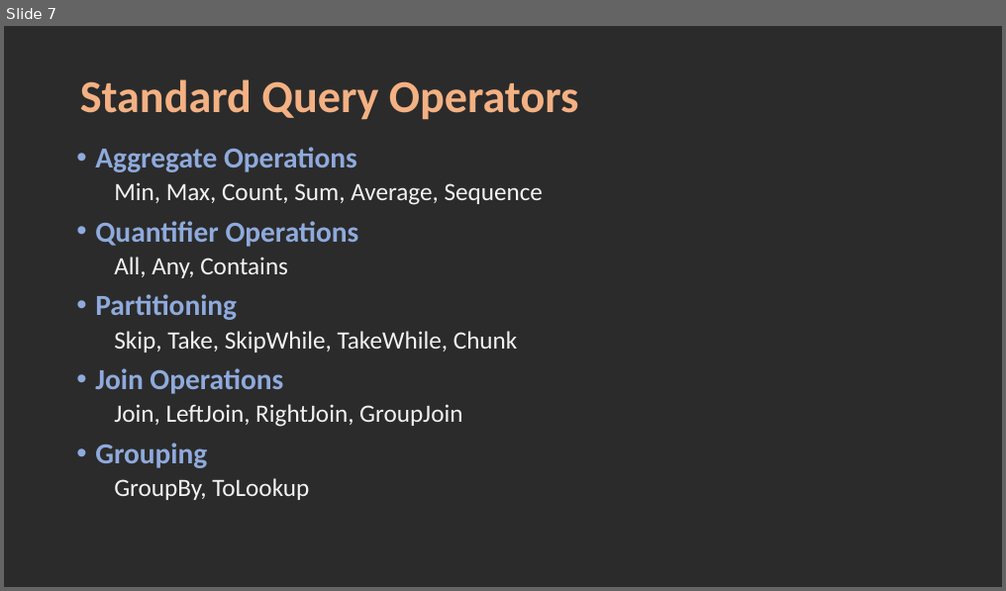
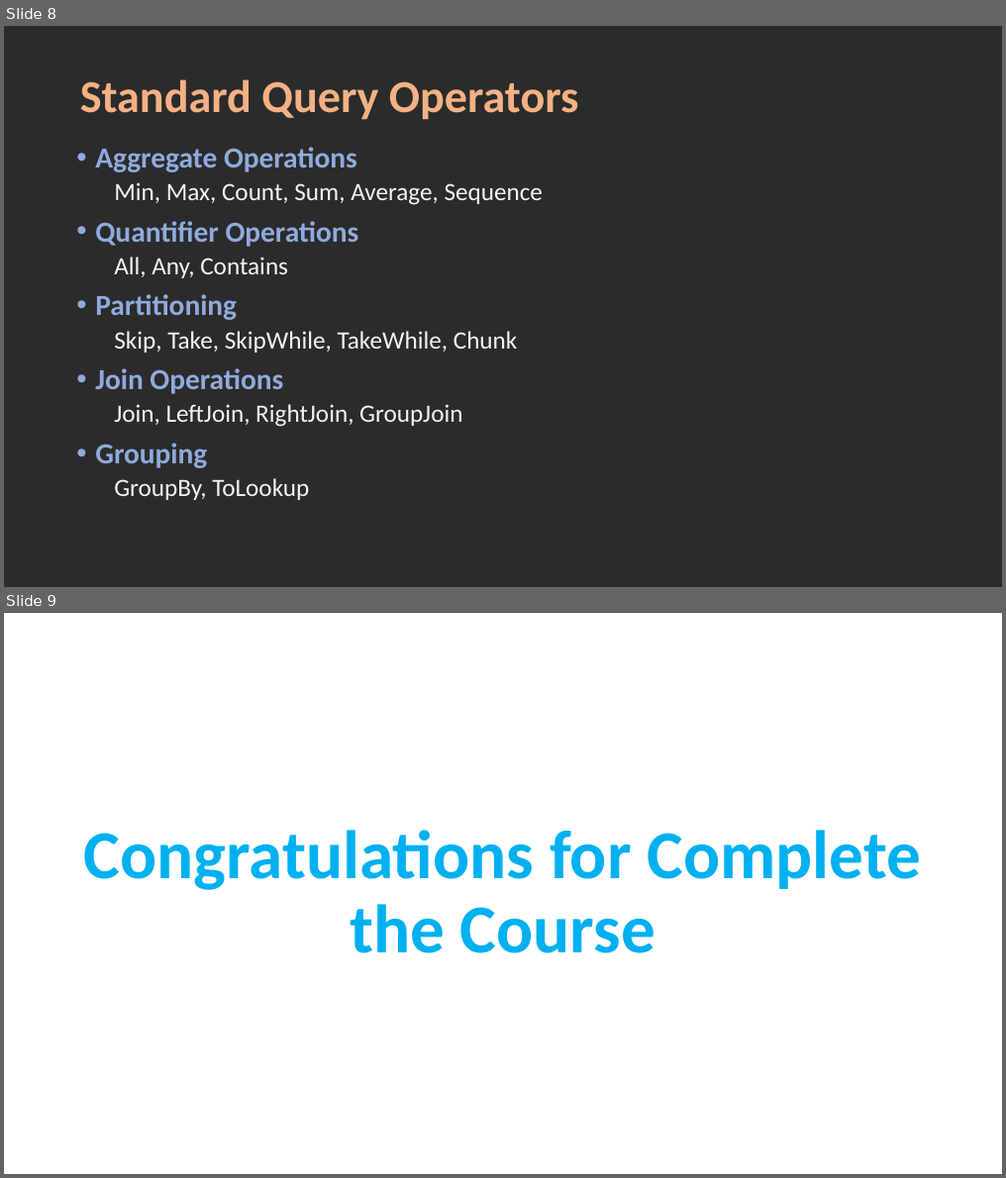
Before and after one commit to karthik9728/Linq, a slide deck: Linq.pptx. Shown one above the other, each under a label of ours: slide 7 before the commit, slides 8 and 9 after it. The pictures are 1006x591 and 1006x1178 pixels, drawn with LibreOffice and Linux fonts; fonts in the diff are those of the drawing; background and template pictures are left out; a plain dark background stands for a picture behind light text. Boxes give left, top, right and bottom in pixels: in the first picture for what was removed or moved away, otherwise in the second. Text is boxed around its words. In the diff, an @@ line names an element or a change of style, - is before the commit and + after.

```diff
--- a/Linq.pptx
+++ b/Linq.pptx
@@ slide 9 added at (x1=4, y1=613, x2=1002, y2=1174), background picture (left out) @@
@@ title added at (x1=84, y1=830, x2=921, y2=954), 66 pt, text #00B0F0, bold @@
+Congratulations for Complete the Course
@@ what was slide 7 is now slide 8 @@
```
Also in this commit, not shown: 3 slides changed, 1 other slide added, 2 slides removed.
